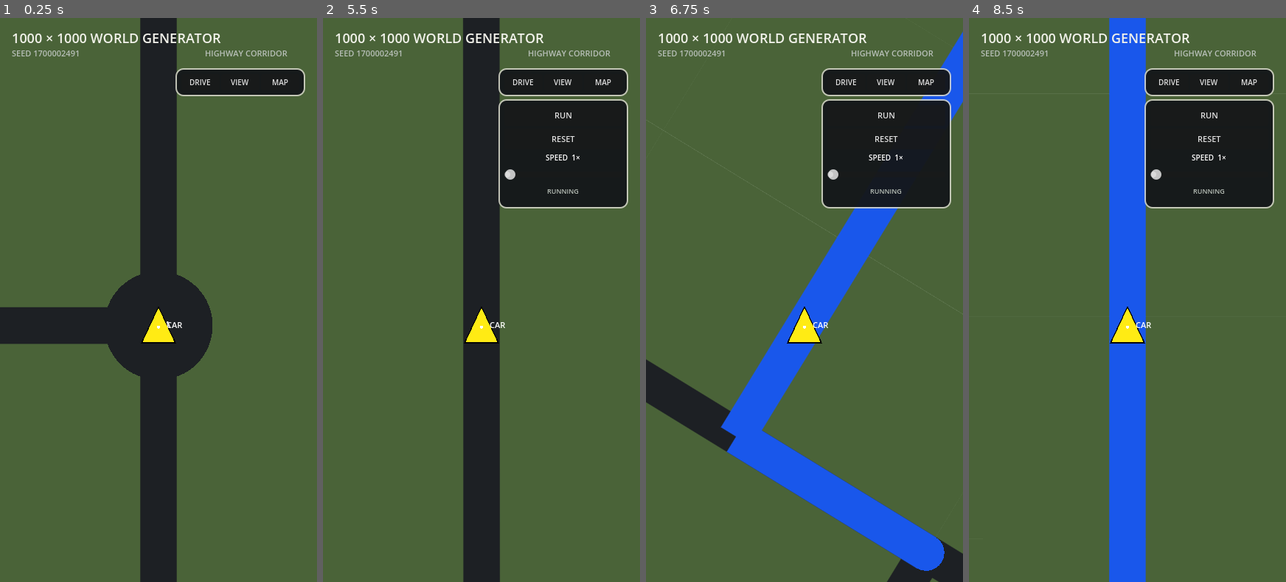
Above: before the commit, frames 1-4 (left to right).
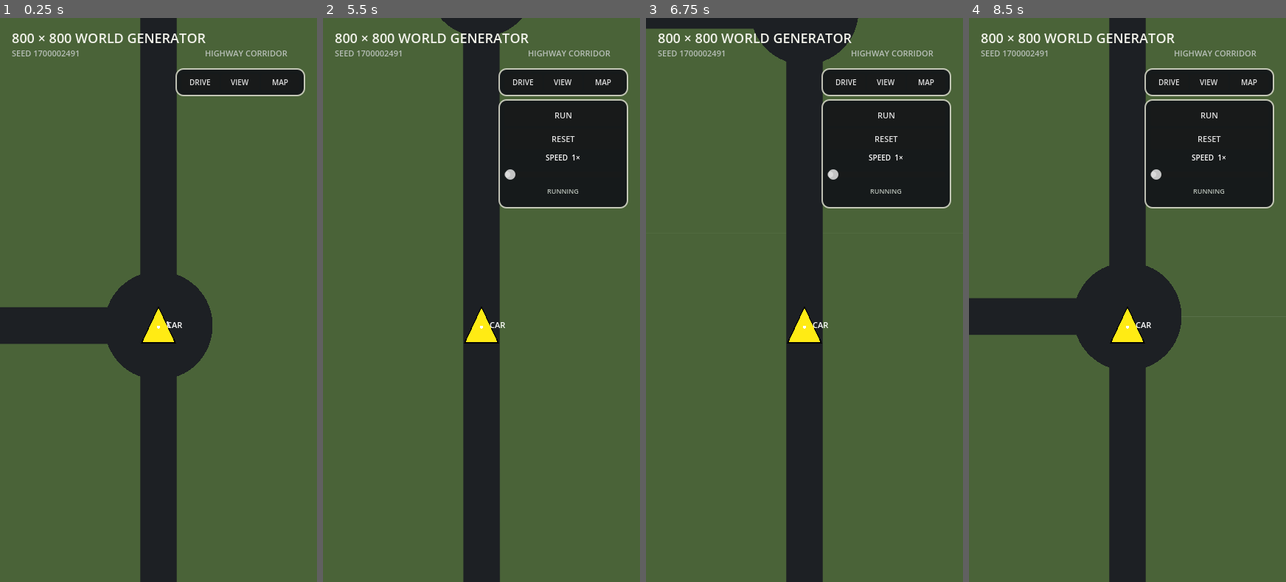
Above: after the commit, the same moments.

Repository: patrickcallahancomedy/comedian
Game: Godot game, scene res://scenes/drive/grid_world_prototype.tscn
Same seed, same stepped clock (60 frames per second), same inputs: the game is played once before the commit and once after it. This scene is started directly instead of the project's main scene.
Inputs (mouse positions are in pixels of both pictures, inside the frame that each line leads up to):
- Up to frame 1 (0.25 s): no input
- Up to frame 2 (5.5 s): click "DRIVE" at 0.5 s; click "RUN" at 1.25 s; tap Enter (ui_accept) at 2, 2.27, 5.27 s; move the mouse to (551, 271) at 2.02 s; hold Right 2.03-2.75 s; tap Space at 2.1, 3.6, 5.1 s; click (551, 271) at 2.17 s; drag from (418, 328) to (465, 412) at 2.77 s; move the mouse to (513, 175) at 3.52 s; hold Right 3.53-4.25 s; drag from (465, 412) to (386, 215) at 4.27 s; move the mouse to (576, 384) at 5.02 s; hold Left from 5.03 s (still down)
- Up to frame 3 (6.75 s): release Left at 5.75 s; drag from (709, 215) to (756, 159) at 5.77 s; move the mouse to (820, 300) at 6.52 s; hold Left from 6.53 s (still down); tap Space at 6.6 s; click (820, 300) at 6.67 s
- Up to frame 4 (8.5 s): release Left at 7.25 s; drag from (1079, 159) to (1064, 328) at 7.27 s; move the mouse to (1197, 271) at 8.02 s; hold W from 8.03 s (still down); tap Space at 8.1 s; tap Enter (ui_accept) at 8.27 s

The runs differ from the first frame. In frame 1, 0.6% of the frame differs, in the area x 3-70%, y 2-5%; in frame 2, 0.9%; in frame 3, 25%, in the area x 0-100%, y 0-100%; in frame 4, 17%.

Commit message:
Compact world around local driving scale

Diff:
--- a/godot/scenes/drive/grid_world_prototype.tscn
+++ b/godot/scenes/drive/grid_world_prototype.tscn
@@ -65,7 +65,7 @@
 offset_bottom = 40.0
 theme_override_colors/font_color = Color(0.95, 0.95, 0.92, 1)
 theme_override_font_sizes/font_size = 18
-text = "1000 × 1000 WORLD GENERATOR"
+text = "800 × 800 WORLD GENERATOR"
 
 [node name="SeedLabel" type="Label" parent="."]
 layout_mode = 0
--- a/godot/scripts/drive/grid_world_generator.gd
+++ b/godot/scripts/drive/grid_world_generator.gd
@@ -3,7 +3,7 @@
 
 ## COMEDIAN road-authoring prototype.
 ##
-## One 1000 x 1000 logical grid contains every road system.
+## One compact 800 x 800 logical grid contains every road system.
 ## Generation order:
 ## 1. Reserve the centered single-highway corridor.
 ## 2. Place Point A / home neighborhood and Point B / city in two different
@@ -23,7 +23,7 @@
 	HIGHWAY,
 }
 
-const GRID_SIZE := 1000
+const GRID_SIZE := 800
 const WORLD_RECT := Rect2i(0, 0, GRID_SIZE, GRID_SIZE)
 
 const NEIGHBORHOOD_COLUMNS := 10
@@ -42,14 +42,15 @@
 
 const CONNECTOR_STEP := 10
 const HIGHWAY_EDGE_MARGIN := 10
-const HIGHWAY_CLEARANCE := 50
-const HIGHWAY_CORRIDOR_HALF_WIDTH := 50
+const HIGHWAY_CLEARANCE := 30
+const HIGHWAY_CORRIDOR_HALF_WIDTH := 30
 const HIGHWAY_LANE_SPACING := 10
 const HIGHWAY_LANE_CENTER_OFFSET := 10
 const RAMP_STANDOFF := 20
 const RAMP_RUN := 100
-
-const WORLD_MARGIN := 20
+const HIGHWAY_LENGTH := 440
+
+const WORLD_MARGIN := 10
 
 var seed := 0
 var nodes: Array = []
@@ -607,6 +608,7 @@
 		neighborhood_rect,
 		horizontal,
 		highway_start,
+		highway_end,
 		travel_sign,
 		true
 	)
@@ -614,6 +616,7 @@
 		city_rect,
 		horizontal,
 		highway_start,
+		highway_end,
 		travel_sign,
 		false
 	)
@@ -724,6 +727,7 @@
 	rect: Rect2i,
 	horizontal_highway: bool,
 	highway_start: Vector2i,
+	highway_end: Vector2i,
 	travel_sign: int,
 	is_on_ramp: bool
 ) -> Dictionary:
@@ -742,10 +746,12 @@
 		var side: int = -1 if center.y < highway_y else 1
 		lane_side = side
 		var lane_y: int = highway_y + side * RAMP_STANDOFF
+		var highway_left := mini(highway_start.x, highway_end.x)
+		var highway_right := maxi(highway_start.x, highway_end.x)
 		var anchor_x: int = clampi(
 			_snap_int(center.x, CONNECTOR_STEP),
-			HIGHWAY_EDGE_MARGIN + RAMP_RUN,
-			GRID_SIZE - HIGHWAY_EDGE_MARGIN - RAMP_RUN
+			highway_left + RAMP_RUN,
+			highway_right - RAMP_RUN
 		)
 
 		if is_on_ramp:
@@ -767,10 +773,12 @@
 		var side: int = -1 if center.x < highway_x else 1
 		lane_side = side
 		var lane_x: int = highway_x + side * RAMP_STANDOFF
+		var highway_top := mini(highway_start.y, highway_end.y)
+		var highway_bottom := maxi(highway_start.y, highway_end.y)
 		var anchor_y: int = clampi(
 			_snap_int(center.y, CONNECTOR_STEP),
-			HIGHWAY_EDGE_MARGIN + RAMP_RUN,
-			GRID_SIZE - HIGHWAY_EDGE_MARGIN - RAMP_RUN
+			highway_top + RAMP_RUN,
+			highway_bottom - RAMP_RUN
 		)
 
 		if is_on_ramp:
@@ -801,7 +809,9 @@
 		lane_highway_end,
 		lane_connector_end,
 		merge,
-		horizontal_highway
+		horizontal_highway,
+		highway_start,
+		highway_end
 	)
 	lane_highway_end = adjusted["highway_end"]
 	lane_connector_end = adjusted["connector_end"]
@@ -833,7 +843,9 @@
 	highway_end: Vector2i,
 	connector_end: Vector2i,
 	merge: Vector2i,
-	horizontal: bool
+	horizontal: bool,
+	corridor_start: Vector2i,
+	corridor_end: Vector2i
 ) -> Dictionary:
 	if not _auxiliary_lane_overlaps_local_grid(highway_end, connector_end):
 		return {
@@ -864,10 +876,17 @@
 			if not WORLD_RECT.has_point(candidate_merge):
 				continue
 			var merge_axis: int = candidate_merge.x if horizontal else candidate_merge.y
-			if (
-				merge_axis < HIGHWAY_EDGE_MARGIN
-				or merge_axis > GRID_SIZE - HIGHWAY_EDGE_MARGIN
-			):
+			var corridor_min: int = (
+				mini(corridor_start.x, corridor_end.x)
+				if horizontal
+				else mini(corridor_start.y, corridor_end.y)
+			)
+			var corridor_max: int = (
+				maxi(corridor_start.x, corridor_end.x)
+				if horizontal
+				else maxi(corridor_start.y, corridor_end.y)
+			)
+			if merge_axis < corridor_min or merge_axis > corridor_max:
 				continue
 			if _auxiliary_lane_overlaps_local_grid(
 				candidate_highway,
@@ -980,12 +999,14 @@
 
 
 func _choose_primary_highway_corridor() -> Dictionary:
-	# Reserve the full 9-lane corridor before any local district exists.
-	# Keeping it centered prevents either local area from crowding the highway.
+	# The highway is a compact central travel corridor, not an edge-to-edge
+	# world divider. Local districts remain close on the whole-map view while
+	# Drive View only reveals the road immediately around the player.
 	var horizontal := _rng.randi_range(0, 1) == 0
 	var center := _snap_int(GRID_SIZE / 2, CONNECTOR_STEP)
-	var start_axis := HIGHWAY_EDGE_MARGIN
-	var end_axis := GRID_SIZE - HIGHWAY_EDGE_MARGIN
+	var half_length := int(HIGHWAY_LENGTH / 2)
+	var start_axis := _snap_int(center - half_length, CONNECTOR_STEP)
+	var end_axis := _snap_int(center + half_length, CONNECTOR_STEP)
 
 	if horizontal:
 		return {
--- a/godot/tests/grid_world_generator_test.gd
+++ b/godot/tests/grid_world_generator_test.gd
@@ -49,7 +49,7 @@
 
 	_check(
 		_reserved_corridor_is_centered(first),
-		"Nine-lane highway corridor was not reserved at world center"
+		"Highway corridor was not reserved at world center"
 	)
 	_check(
 		_regions_clear_reserved_corridor(first),
@@ -81,8 +81,8 @@
 			"Highway passes through the neighborhood or city street grid"
 		)
 		_check(
-			_highway_spans_local_extents(first),
-			"Highway no longer spans the far extents of the local regions"
+			_highway_matches_compact_corridor(first),
+			"Highway no longer matches the compact reserved corridor"
 		)
 
 	var route: Array = first.shortest_path(
@@ -147,7 +147,7 @@
 
 	_check(
 		outside_world == 0,
-		"Generated road node escaped the 500x500 world"
+		"Generated road node escaped the world bounds"
 	)
 
 	_check(
@@ -171,8 +171,8 @@
 				int(Vector2(first_highway_a).distance_to(
 					Vector2(first_highway_b)
 				))
-				== first.GRID_SIZE - first.HIGHWAY_EDGE_MARGIN * 2,
-				"Highway is not stretching across the full usable world"
+				== first.HIGHWAY_LENGTH,
+				"Highway is not using the compact target length"
 			)
 
 		var ramp_edges := 0
@@ -720,47 +720,21 @@
 	return true
 
 
-func _highway_spans_local_extents(network) -> bool:
+func _highway_matches_compact_corridor(network) -> bool:
 	if network.highway_nodes.size() != 2:
+		return false
+	if network.planned_highway_corridor.is_empty():
 		return false
 
 	var a: Vector2i = network.nodes[int(network.highway_nodes[0])]
 	var b: Vector2i = network.nodes[int(network.highway_nodes[1])]
-
-	if a.y == b.y:
-		var highway_left: int = mini(a.x, b.x)
-		var highway_right: int = maxi(a.x, b.x)
-		var region_left: int = mini(
-			network.neighborhood_rect.position.x,
-			network.city_rect.position.x
-		)
-		var region_right: int = maxi(
-			network.neighborhood_rect.end.x,
-			network.city_rect.end.x
-		)
-		return (
-			highway_left <= region_left
-			and highway_right >= region_right
-		)
-
-	if a.x == b.x:
-		var highway_top: int = mini(a.y, b.y)
-		var highway_bottom: int = maxi(a.y, b.y)
-		var region_top: int = mini(
-			network.neighborhood_rect.position.y,
-			network.city_rect.position.y
-		)
-		var region_bottom: int = maxi(
-			network.neighborhood_rect.end.y,
-			network.city_rect.end.y
-		)
-		return (
-			highway_top <= region_top
-			and highway_bottom >= region_bottom
-		)
-
-	return false
-
+	var planned_start: Vector2i = network.planned_highway_corridor["start"]
+	var planned_end: Vector2i = network.planned_highway_corridor["end"]
+
+	return (
+		(a == planned_start and b == planned_end)
+		or (a == planned_end and b == planned_start)
+	)
 
 func _venue_block_has_four_road_sides(network) -> bool:
 	var top_left: Vector2i = network.venue_block.position
